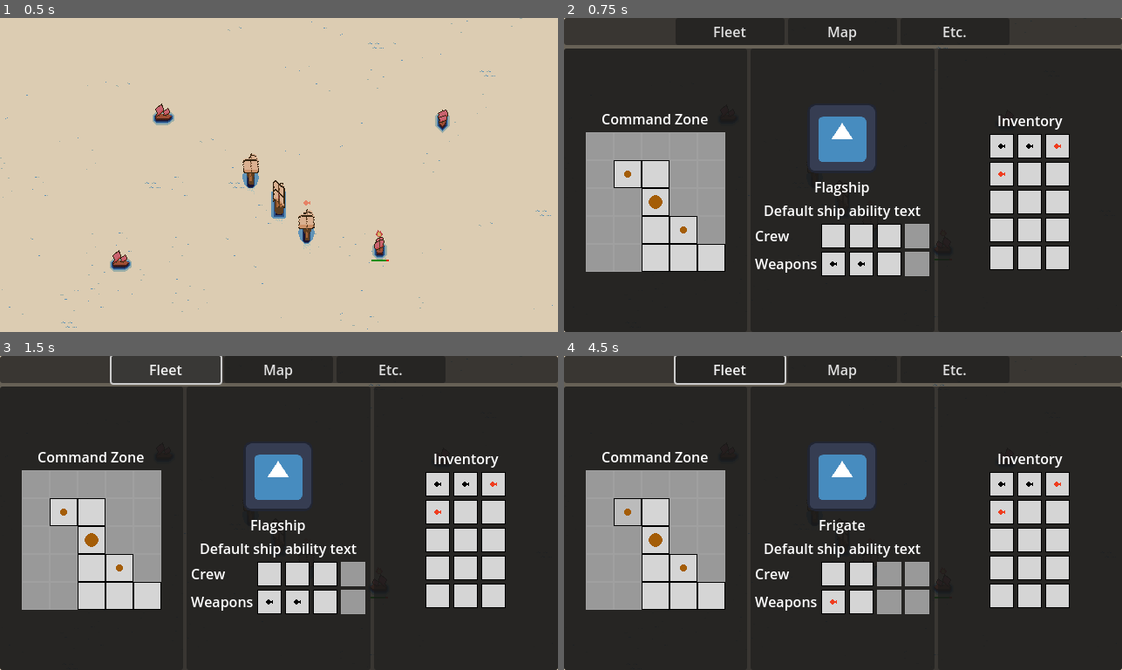
Above: before the commit, frames 1-4 (two rows, left to right).
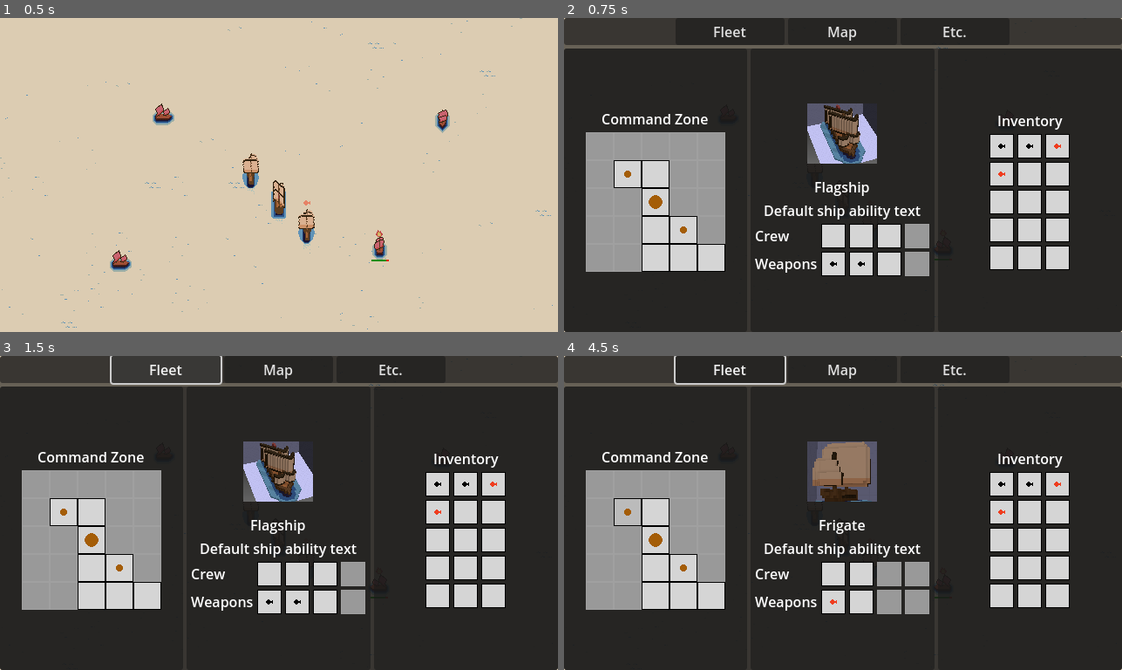
Above: after the commit, the same moments.

Repository: TDQ2/project-armada
Game: Godot game, scene res://scenes/world/world.tscn
Two runs of this game, one before a commit and one after it. Both use one fixed random seed, a clock stepped at 60 frames per second and the inputs below. The engine's default icon, where the game draws it, is replaced by a stand-in: a white triangle on a blue panel in a dark square.
Inputs (mouse positions are in pixels of both pictures, inside the frame that each line leads up to):
- Up to frame 1 (0.5 s): no input
- Up to frame 2 (0.75 s): move the mouse to (965, 159) at 0.52 s; hold F (fleet) from 0.53 s (still down)
- Up to frame 3 (1.5 s): release F (fleet) at 1.25 s; click "Fleet" at 1.25 s
- Up to frame 4 (4.5 s): click "Map" at 2 s; click "Etc." at 2.75 s; click "Fleet" at 3.5 s; click (625, 513) at 4.25 s

Frame 1 is identical in both runs. In frame 2, 2.6% of the frame differs, in the area x 43-57%, y 27-50%; in frame 3, 2.6%; in frame 4, 2.5%.

Commit message:
basic portraits

Diff:
--- a/scripts/globals/Data.gd
+++ b/scripts/globals/Data.gd
@@ -58,7 +58,9 @@
 				3,
 				[create_weapon(WeaponType.STARTER_CANNON), create_weapon(WeaponType.STANDARD_CANNON)],
 				3,
-				preload("res://textures/player_ships/flagship_ph.png"))
+				preload("res://textures/player_ships/flagship_ph.png"),
+				preload("res://textures/temp_portraits/flagship_temp_portrait.png"))
+
 		ShipType.FRIGATE:
 			return ShipData.new(
 				ship_type,
@@ -68,10 +70,11 @@
 				2,
 				[create_weapon(WeaponType.INCENDIARY_CANNON)],
 				2,
-				preload("res://textures/player_ships/gunship_ph.png"))
+				preload("res://textures/player_ships/gunship_ph.png"),
+				preload("res://textures/temp_portraits/frigate_temp_portrait.png"))
 
 	assert(false, "Attempted to create a ShipType which was not defined in the ship factory")
-	return ShipData.new(ShipType.UNDEFINED, "Undefined", false, [], 0, [], 0, null)
+	return ShipData.new(ShipType.UNDEFINED, "Undefined", false, [], 0, [], 0, null, null)
 
 func create_weapon(weapon_type: WeaponType) -> WeaponData:
 	match weapon_type:
--- a/scripts/resources/ship_data.gd
+++ b/scripts/resources/ship_data.gd
@@ -7,6 +7,7 @@
 @export var crew_slots: Array[CrewData]
 @export var weapon_slots: Array[WeaponData]
 @export var ui_icon: Texture2D
+@export var portrait: Texture2D
 
 func _init(
 	ship_type_: Data.ShipType,
@@ -16,7 +17,8 @@
 	crew_count: int,
 	weapon_slots_: Array[WeaponData],
 	weapon_count: int,
-	ui_icon_: Texture2D
+	ui_icon_: Texture2D,
+	portrait_: Texture2D
 	) -> void:
 	ship_type = ship_type_
 	name = name_
@@ -26,3 +28,4 @@
 	weapon_slots = weapon_slots_
 	weapon_slots.resize(weapon_count)
 	ui_icon = ui_icon_
+	portrait = portrait_
--- a/scripts/ui/fleet_management/ship_details_panel.gd
+++ b/scripts/ui/fleet_management/ship_details_panel.gd
@@ -2,6 +2,8 @@
 
 var crew_buttons:Array[Button]
 var weapon_buttons:Array[Button]
+
+@onready var portraitRect: TextureRect = $ShipDetailsContainer/Portrait
 
 func _ready() -> void:
 	crew_buttons.assign($ShipDetailsContainer/GridContainer/CrewButtons.get_children())
@@ -13,6 +15,7 @@
 
 func _update_ship_details(ship_data: ShipData) -> void:
 	print("updating selected to ship=",str(ship_data.name))
+	portraitRect.texture = ship_data.portrait
 	$ShipDetailsContainer/ShipName.text = ship_data.name
 	for i in range(crew_buttons.size()):
 		crew_buttons[i].disabled = i >= ship_data.crew_slots.size()
